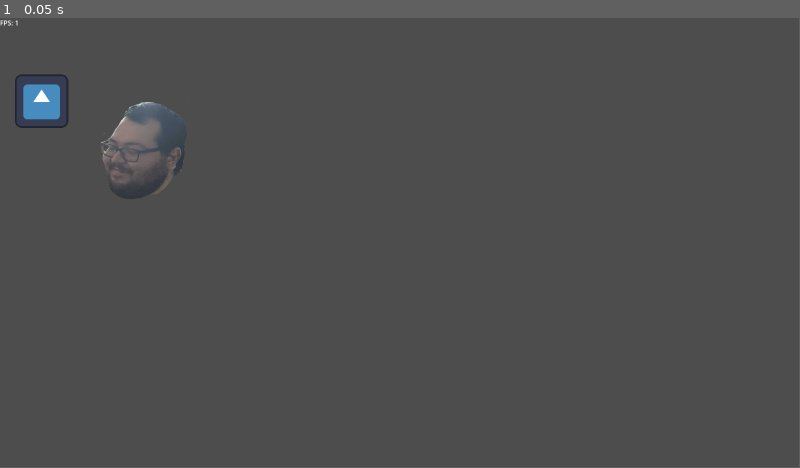
Above: before the commit, frame 1.
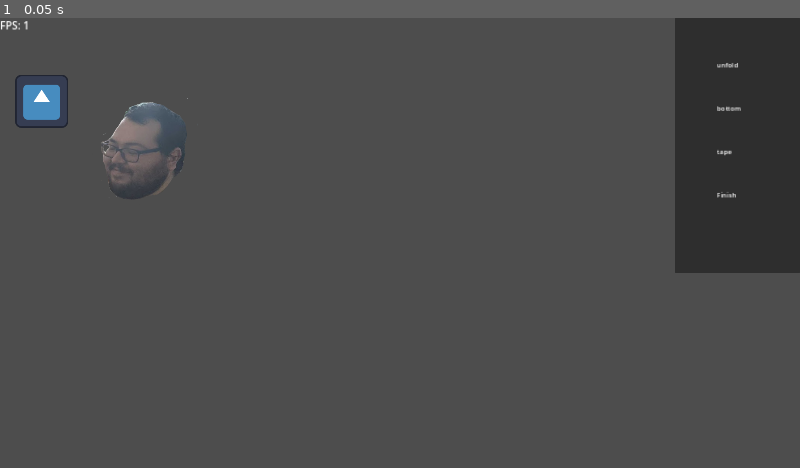
Above: after the commit, the same moment.

Repository: gabeochoa/prime_pressure
Game: Godot game, scene res://scenes/levels/level.tscn
Two runs of this game, one before a commit and one after it. Both use one fixed random seed, a clock stepped at 60 frames per second and the inputs below. The engine's default icon, where the game draws it, is replaced by a stand-in: a white triangle on a blue panel in a dark square.
Inputs:
- Up to frame 1 (0.05 s): no input
In our replay, the window is 799x449 before the commit and 800x450 after it. These sizes can differ from the game's own. Grey fills any space a smaller window leaves; there, only what the larger window draws over its background counts as a difference.

The runs differ from the first frame. In frame 1, 8.9% of the frame differs, in the area x 0-100%, y 0-57%.

Commit message:
added actions into ui

Diff:
--- a/project.godot
+++ b/project.godot
@@ -19,6 +19,7 @@
 
 window/size/viewport_width=1920
 window/size/viewport_height=1080
+window/stretch/mode="canvas_items"
 
 [editor_plugins]
 
--- /dev/null
+++ b/scenes/levels/action_label.gd
@@ -0,0 +1,21 @@
+class_name ActionLabel extends RichTextLabel
+
+var key: Key
+var gamepad: String
+
+func _init(n: String, k: Key, g: String):
+	name = n
+	key = k
+	gamepad = g
+
+# Called when the node enters the scene tree for the first time.
+func _ready():
+	print("create action label")
+	set_custom_minimum_size(Vector2(100, 100))
+	set_text(name)
+	pass # Replace with function body.
+
+
+# Called every frame. 'delta' is the elapsed time since the previous frame.
+func _process(delta):
+	pass
--- a/scenes/levels/fps_layer.tscn
+++ b/scenes/levels/fps_layer.tscn
@@ -12,8 +12,9 @@
 
 [node name="fps_value" type="RichTextLabel" parent="."]
 layout_mode = 0
-offset_right = 117.0
-offset_bottom = 48.0
+offset_right = 2246.0
+offset_bottom = 764.0
+theme_override_font_sizes/normal_font_size = 25
 text = "FPS: 000
 "
 script = ExtResource("1_ca77s")
--- a/scenes/levels/level.tscn
+++ b/scenes/levels/level.tscn
@@ -20,4 +20,34 @@
 [node name="sophie" type="Node2D" parent="."]
 script = ExtResource("6_hwhkf")
 
-[node name="fps_layer" parent="." instance=ExtResource("5_70lhp")]
+[node name="CanvasLayer" type="CanvasLayer" parent="."]
+
+[node name="fps_layer" parent="CanvasLayer" instance=ExtResource("5_70lhp")]
+anchors_preset = 0
+anchor_right = 0.0
+anchor_bottom = 0.0
+offset_bottom = 1046.52
+grow_horizontal = 1
+grow_vertical = 1
+
+[node name="VBoxContainer" type="VBoxContainer" parent="CanvasLayer"]
+anchors_preset = 1
+anchor_left = 1.0
+anchor_right = 1.0
+offset_left = -132.0
+offset_bottom = 136.0
+grow_horizontal = 0
+alignment = 2
+
+[node name="PanelContainer" type="PanelContainer" parent="CanvasLayer/VBoxContainer"]
+layout_mode = 2
+
+[node name="MarginContainer" type="MarginContainer" parent="CanvasLayer/VBoxContainer/PanelContainer"]
+layout_mode = 2
+theme_override_constants/margin_left = 100
+theme_override_constants/margin_top = 100
+theme_override_constants/margin_right = 100
+theme_override_constants/margin_bottom = 100
+
+[node name="GridContainer" type="GridContainer" parent="CanvasLayer/VBoxContainer/PanelContainer/MarginContainer"]
+layout_mode = 2
--- /dev/null
+++ b/scenes/levels/main_theme.tres
@@ -0,0 +1,3 @@
+[gd_resource type="Theme" format=3 uid="uid://bgv8041cndpx"]
+
+[resource]
--- a/scenes/scripts/sophie.gd
+++ b/scenes/scripts/sophie.gd
@@ -1,4 +1,5 @@
 extends Node2D
+
 
 enum WindowType {
 	Order,
@@ -106,9 +107,11 @@
 			print(name)
 			screen.next()
 
+	var is_dirty: bool = true
 	var enabled: int
 
 	func next():
+		is_dirty = true
 		enabled += 1
 
 	func _init():
@@ -151,6 +154,8 @@
 	BoxScreen.new()
 ]
 
+@onready var screen_container: GridContainer = $"../CanvasLayer/VBoxContainer/PanelContainer/MarginContainer/GridContainer"
+
 # Called when the node enters the scene tree for the first time.
 func _ready():
 	pass # Replace with function body.
@@ -167,12 +172,15 @@
 		return
 
 
+# this cant be Array[Screen] because godot deletes the inner type idk
+func get_active_screens() -> Array:
+	return screens.filter(func(screen): return screen.is_active())
+
+
 func _unhandled_input(event):
 	action_index = 0
 
-	var active_screens = screens.filter(func(screen): return screen.is_active())
-
-	for screen in active_screens:
+	for screen in get_active_screens():
 		for action in screen.config:
 			if screen.is_active_action(action):
 				handle_input_for_action(screen, action)
@@ -181,6 +189,39 @@
 		if event.pressed and event.keycode == KEY_W:
 			get_viewport().set_input_as_handled()
 
+func create_action_button(action: ScreenListener) -> Control :
+	var label = ActionLabel.new(
+		action.name,
+		action.key,
+		action.gamepad
+	)
+
+	var wrapper = MarginContainer.new()
+	wrapper.add_child(label)
+	wrapper.add_theme_constant_override("theme_override_constants/margin_left", 100)
+	return wrapper
+
+func render_actions():
+	var actives = get_active_screens()
+	if actives.size() == 0:
+		print("no active screens")
+		return
+
+	var active_screen = actives[0]
+
+	if !active_screen.is_dirty:
+		return
+	active_screen.is_dirty = false
+
+	var children = screen_container.get_children();
+
+	for child in children:
+		child.queue_free()
+	for action in active_screen.config:
+		var action_ui = create_action_button(action)
+		screen_container.add_child(action_ui)
+
 # Called every frame. 'delta' is the elapsed time since the previous frame.
 func _process(delta):
+	render_actions()
 	pass
